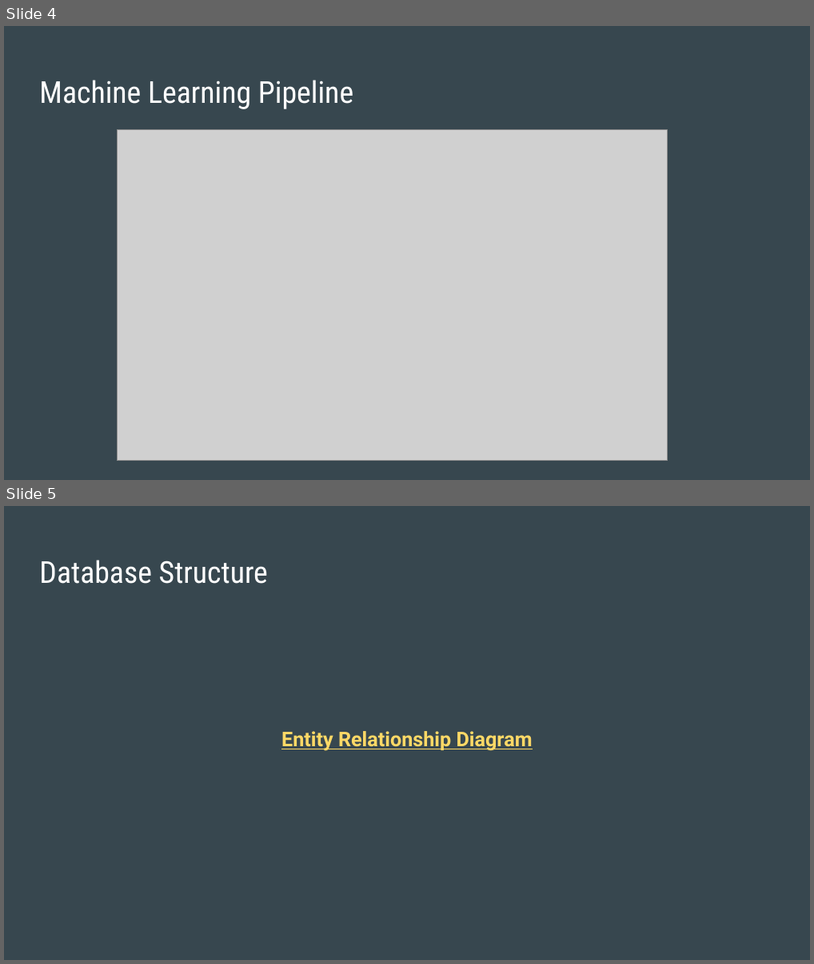
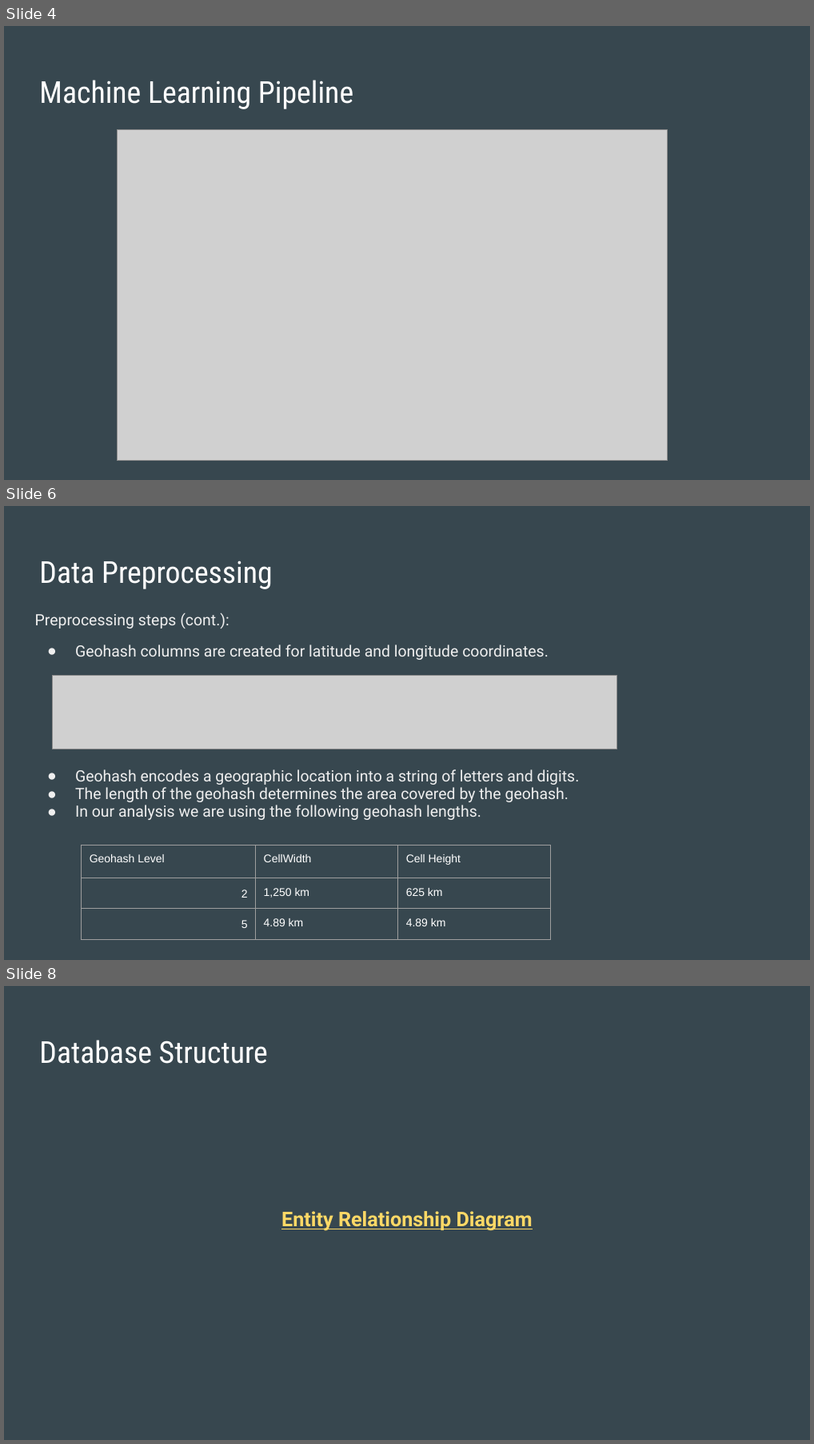
Before and after one commit to daniduce/Final-Project, a slide deck: Weather Patterns.pptx. Shown one above the other, each under a label of ours: slides 4 and 5 before the commit, slides 4, 6 and 8 after it; the slides between them are not shown. The pictures are 814x964 and 814x1444 pixels, drawn with LibreOffice and Linux fonts; fonts in the diff are those of the drawing; grey boxes stand for pictures. Boxes give left, top, right and bottom in pixels: in the first picture for what was removed or moved away, otherwise in the second. Text is boxed around its words. In the diff, an @@ line names an element or a change of style, - is before the commit and + after.

```diff
--- a/Weather Patterns.pptx
+++ b/Weather Patterns.pptx
@@ slide 6 added at (4,506,810,960), background #37474F @@
@@ title added at (39,560,273,589), 27 pt, text #FFFFFF @@
+Data Preprocessing
@@ text added at (35,612,580,820), 13.9 pt, text #EFEFEF @@
+Preprocessing steps (cont.):
+● Geohash columns are created for latitude and longitude coordinates.
+● Geohash encodes a geographic location into a string of letters and digits.
+● The length of the geohash determines the area covered by the geohash.
+● In our analysis we are using the following geohash lengths.
@@ picture added at (52,676,617,749) @@
@@ table added at (82,844,550,960), 3 rows, 3 columns @@
+Geohash Level | CellWidth | Cell Height
+2 | 1,250 km | 625 km
+5 | 4.89 km | 4.89 km
@@ what was slide 5 is now slide 8 @@
```
Also in this commit, not shown: 5 slides changed, 2 other slides added, 1 slide removed.
